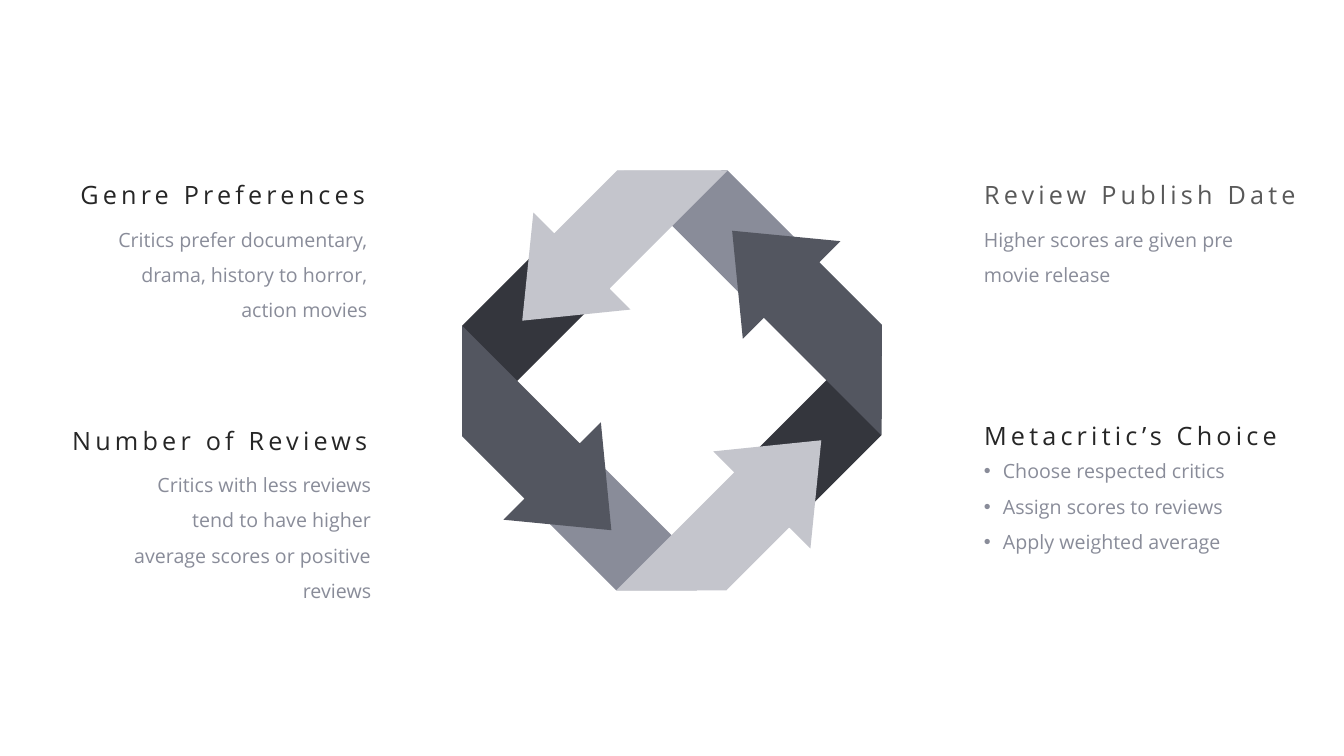
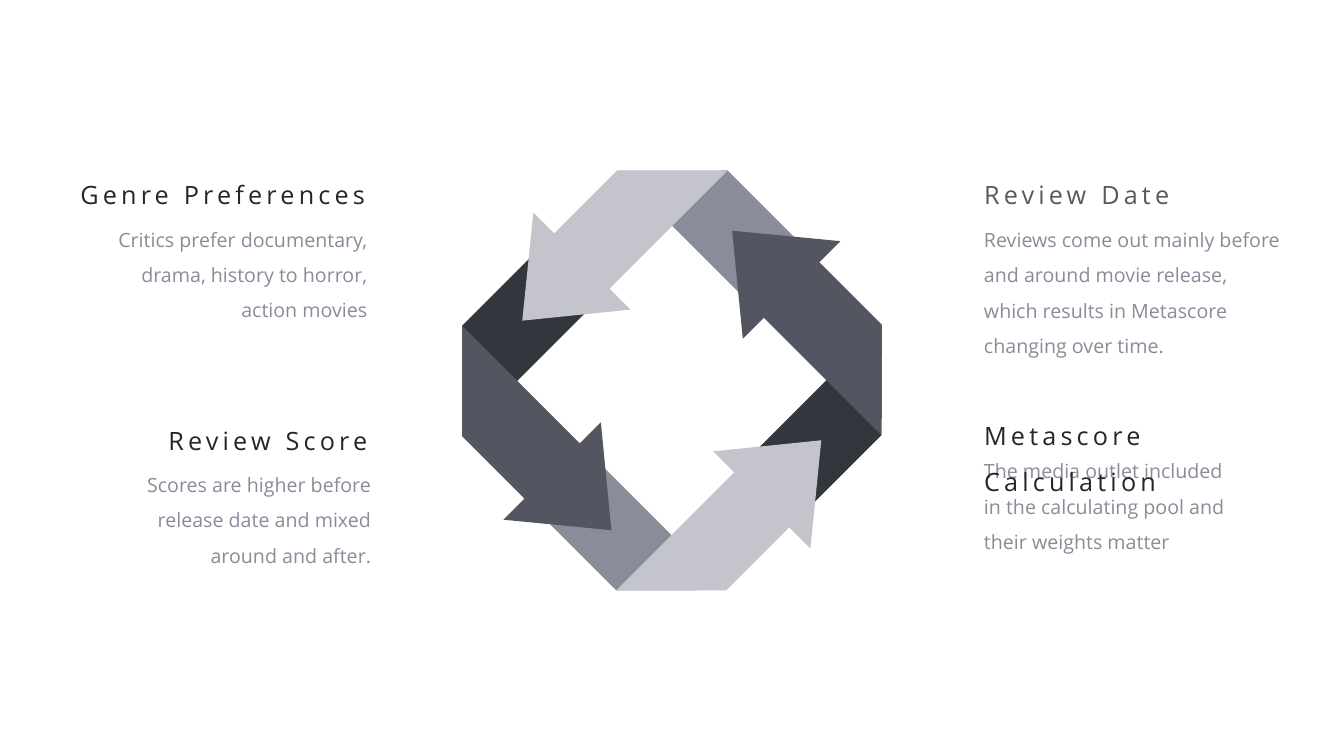
Before and after one commit to miazhx/metacritic, a slide deck: slide 18 of Metacritic Scrapy Project - Hanxiao(Mia) Zhang.pptx (slide 19 before the commit). Drawn at 1344x756 pixels with LibreOffice and Linux fonts; fonts in the diff are those of the drawing. Boxes give left, top, right and bottom in pixels: in the first picture for what was removed or moved away, otherwise in the second. Text is boxed around its words. In the diff, an @@ line names an element or a change of style, - is before the commit and + after.

```diff
--- a/Metacritic Scrapy Project - Hanxiao(Mia) Zhang.pptx
+++ b/Metacritic Scrapy Project - Hanxiao(Mia) Zhang.pptx
@@ text at (984,185,1169,204): text changed @@
-Review Publish Date
+Review Date
@@ text at (984,232,1279,358): text changed @@
-Higher scores are given pre movie release
+Reviews come out mainly before and around movie release, which results in Metascore changing over time.
@@ text at (168,431,368,451): text changed @@
-Number of Reviews
+Review Score
@@ text at (984,427,1156,492): text changed @@
-Metacritic’s Choice
+Metascore Calculation
@@ text at (147,477,371,563): text changed @@
-Critics with less reviews tend to have higher average scores or positive reviews
+Scores are higher before release date and mixed around and after.
@@ text at (984,463,1224,554): text changed @@
-• Choose respected critics
-• Assign scores to reviews
-• Apply weighted average
+The media outlet included in the calculating pool and their weights matter
```
Also in this commit, not shown: 4 other slides changed, 1 slide added, 2 slides removed, 8 other files.
